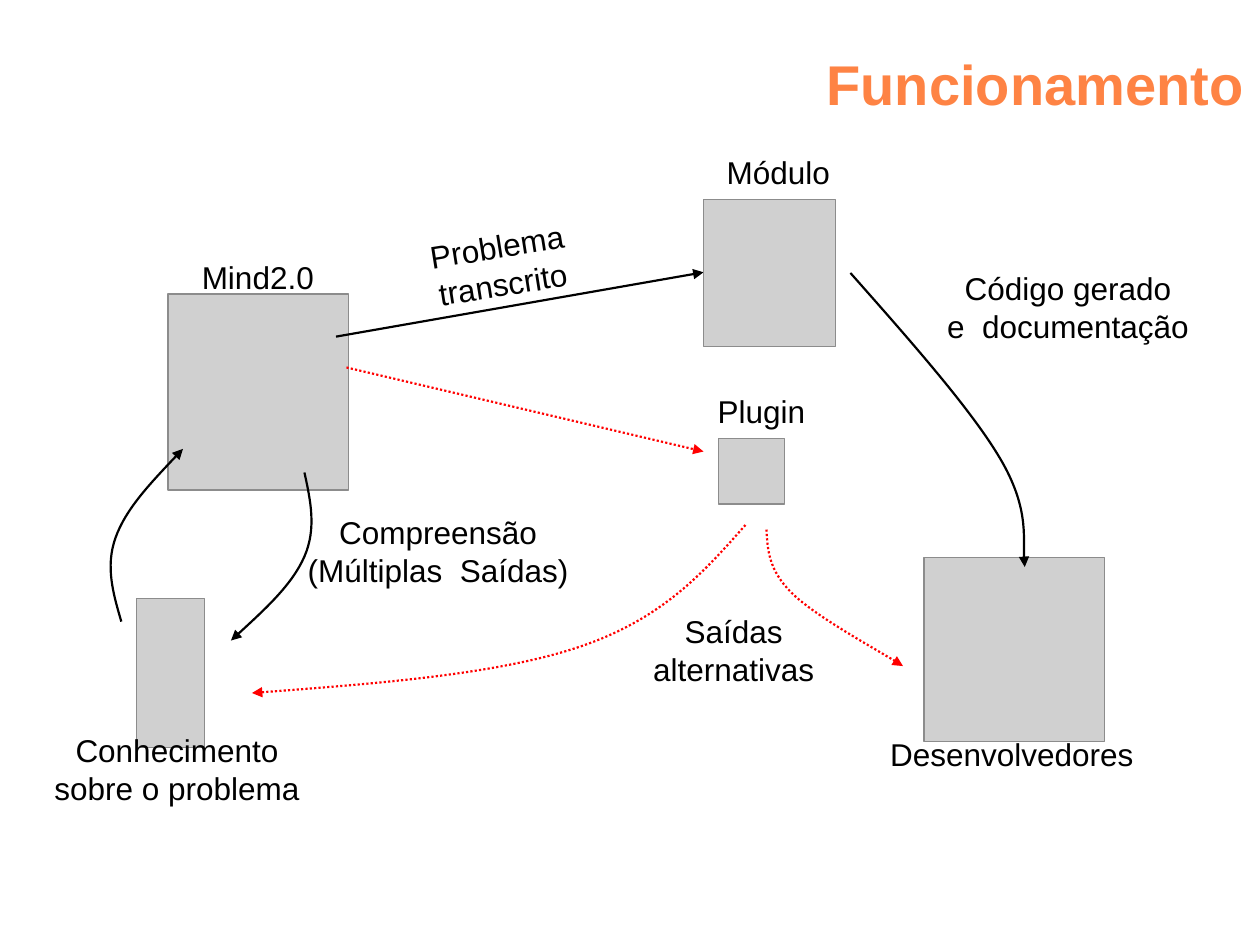
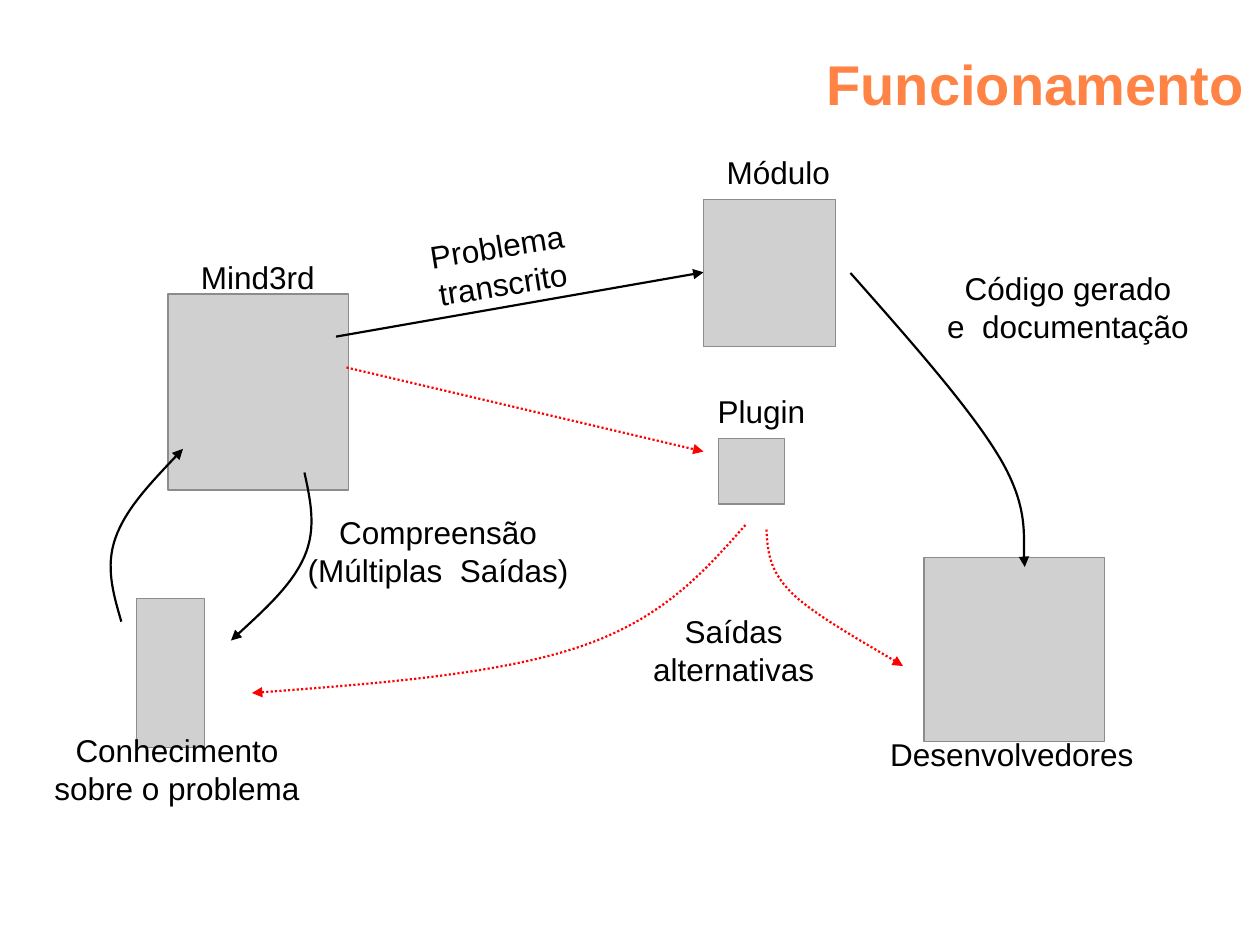
Before and after one commit to felipenmoura/theWebMind, a slide deck: slide 3 of docs/pt/mind3rd-tcc1-odp.odp. Drawn at 1260x945 pixels with LibreOffice and Linux fonts; fonts in the diff are those of the drawing; grey boxes stand for pictures; background and template pictures are left out. Boxes give left, top, right and bottom in pixels: in the first picture for what was removed or moved away, otherwise in the second. Text is boxed around its words. In the diff, an @@ line names an element or a change of style, - is before the commit and + after.

```diff
--- a/docs/pt/mind3rd-tcc1-odp.odp
+++ b/docs/pt/mind3rd-tcc1-odp.odp
@@ text at <box>201,266,315,295</box>: text changed @@
-Mind2.0
+Mind3rd
```
Also in this commit, not shown: 2 other slides changed, 2 slides removed, 9 other files.
